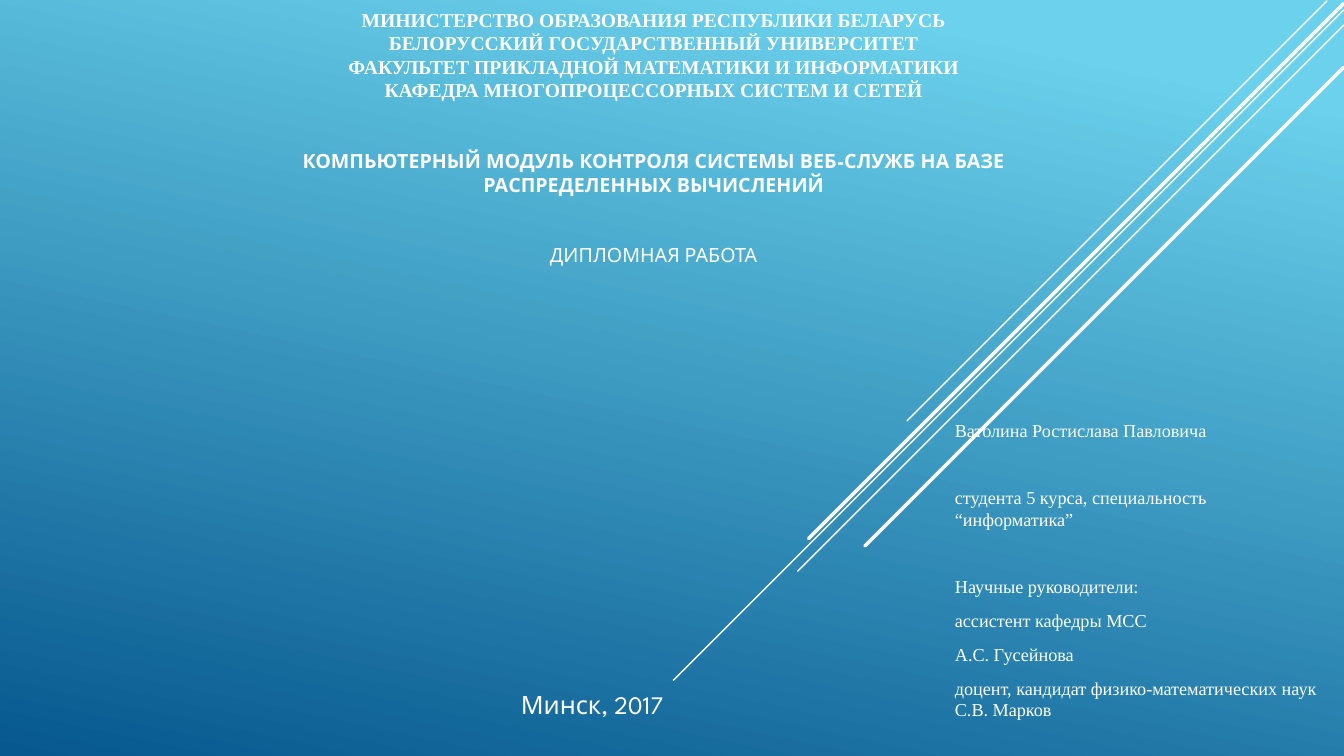
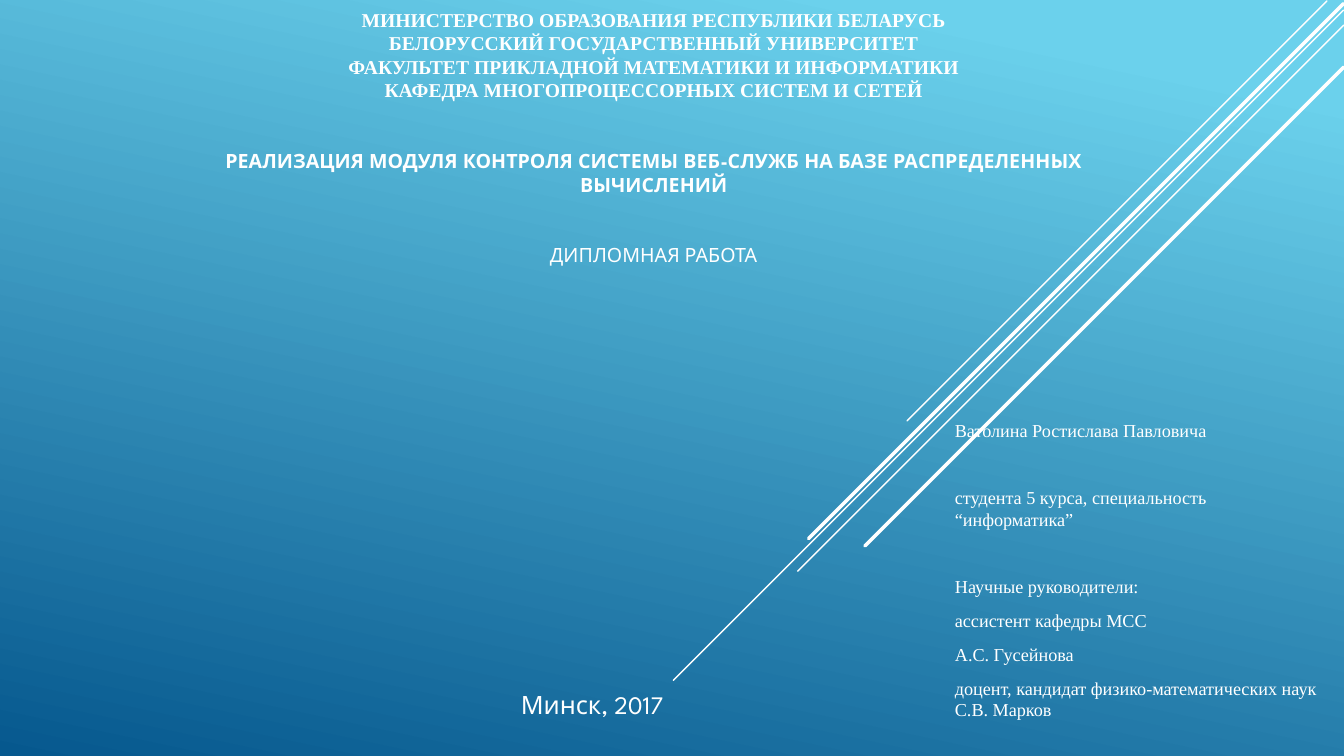
Before and after one commit to vatolinrp/weather-analyzer, a slide deck: slide 1 of docs/VatolinRP.pptx. Drawn at 1344x756 pixels with LibreOffice and Linux fonts; fonts in the diff are those of the drawing. Boxes give left, top, right and bottom in pixels: in the first picture for what was removed or moved away, otherwise in the second. Text is boxed around its words. In the diff, an @@ line names an element or a change of style, - is before the commit and + after.

```diff
--- a/docs/VatolinRP.pptx
+++ b/docs/VatolinRP.pptx
@@ title at bbox=[225, 35, 1081, 266]: text changed @@
-МИНИСТЕРСТВО ОБРАЗОВАНИЯ РЕСПУБЛИКИ БЕЛАРУСЬ
-БЕЛОРУССКИЙ ГОСУДАРСТВЕННЫЙ УНИВЕРСИТЕТ
-ФАКУЛЬТЕТ ПРИКЛАДНОЙ МАТЕМАТИКИ И ИНФОРМАТИКИ
-КАФЕДРА МНОГОПРОЦЕССОРНЫХ СИСТЕМ И СЕТЕЙ
-КОМПЬЮТЕРНЫЙ МОДУЛЬ КОНТРОЛЯ СИСТЕМЫ ВЕБ-СЛУЖБ НА БАЗЕ РАСПРЕДЕЛЕННЫХ ВЫЧИСЛЕНИЙ
-ДИПЛОМНАЯ РАБОТА
+МИНИСТЕРСТВО ОБРАЗОВАНИЯ РЕСПУБЛИКИ БЕЛАРУСЬ
+БЕЛОРУССКИЙ ГОСУДАРСТВЕННЫЙ УНИВЕРСИТЕТ
+ФАКУЛЬТЕТ ПРИКЛАДНОЙ МАТЕМАТИКИ И ИНФОРМАТИКИ
+КАФЕДРА МНОГОПРОЦЕССОРНЫХ СИСТЕМ И СЕТЕЙ
+РЕАЛИЗАЦИЯ МОДУЛЯ КОНТРОЛЯ СИСТЕМЫ ВЕБ-СЛУЖБ НА БАЗЕ РАСПРЕДЕЛЕННЫХ ВЫЧИСЛЕНИЙ
+ДИПЛОМНАЯ РАБОТА
```
Also in this commit, not shown: 1 other file.
